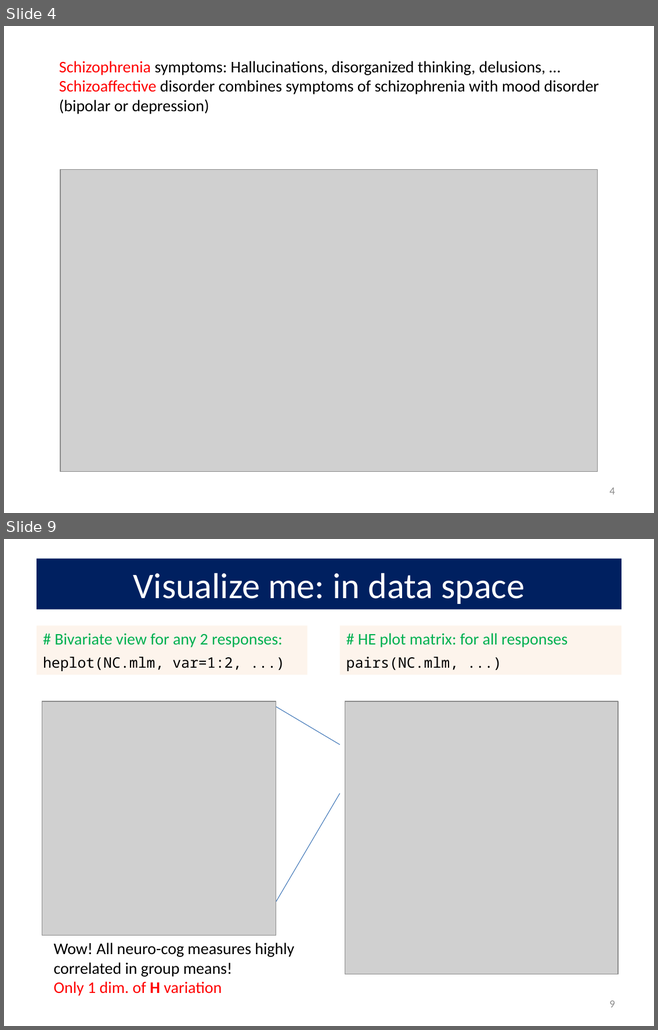
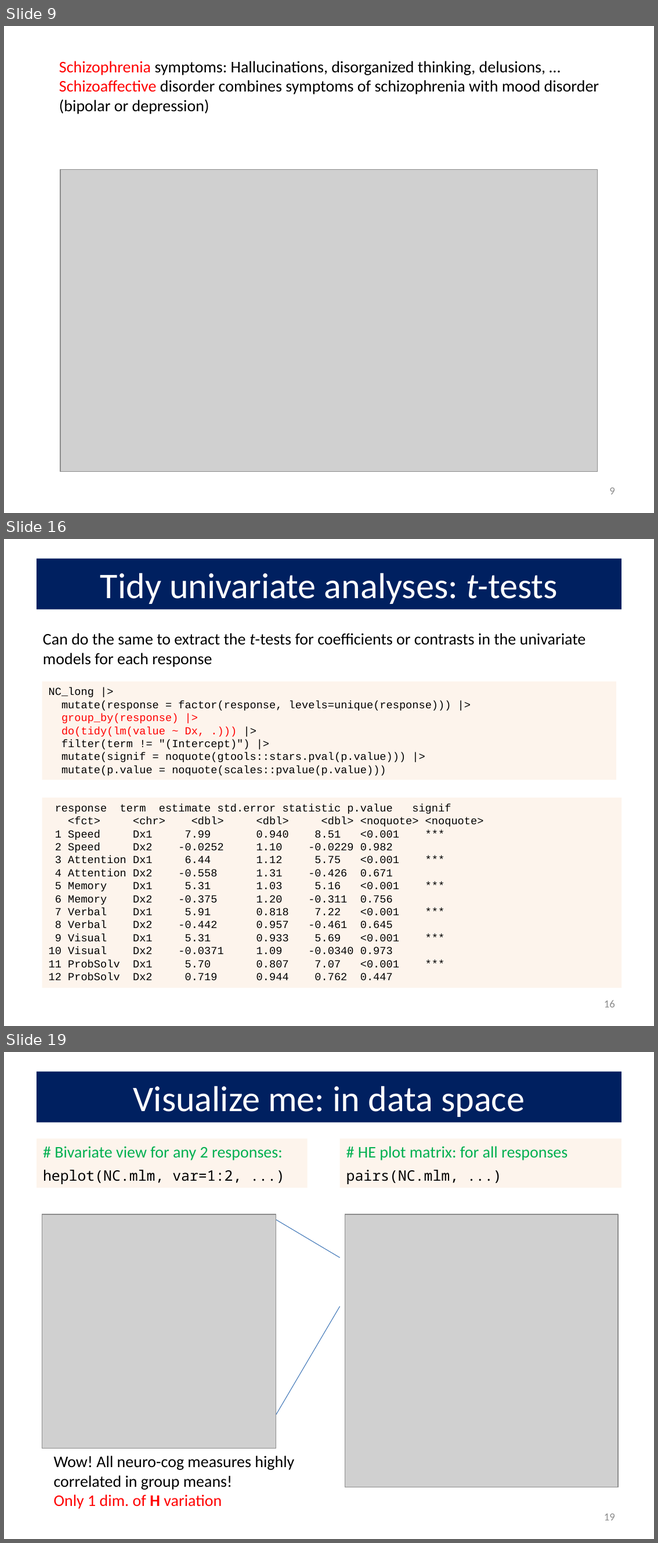
Before and after one commit to friendly/VisMLM-course, a slide deck: lectures/lecture3.pptx. Shown one above the other, each under a label of ours: slides 4 and 9 before the commit, slides 9, 16 and 19 after it; the slides between them are not shown. The pictures are 658x1030 and 658x1543 pixels, drawn with LibreOffice and Linux fonts; fonts in the diff are those of the drawing; grey boxes stand for pictures. Boxes give left, top, right and bottom in pixels: in the first picture for what was removed or moved away, otherwise in the second. Text is boxed around its words. In the diff, an @@ line names an element or a change of style, - is before the commit and + after.

```diff
--- a/lectures/lecture3.pptx
+++ b/lectures/lecture3.pptx
@@ slide 16 added at (4, 539, 654, 1026), background #FFFFFF @@
@@ title added at (36, 559, 621, 609), fill #002060, 40 pt, text #FFFFFF @@
+Tidy univariate analyses: t-tests
@@ text added at (43, 633, 586, 667), 18 pt, text #000000 @@
+Can do the same to extract the t-tests for coefficients or contrasts in the univariate models for each response
@@ rectangle added at (42, 681, 616, 779), fill #FDEADA at 50% opacity, 12 pt, text #000000 @@
+NC_long |>
+mutate(response = factor(response, levels=unique(response))) |>
+group_by(response) |>
+do(tidy(lm(value ~ Dx, .))) |>
+filter(term != "(Intercept)") |>
+mutate(signif = noquote(gtools::stars.pval(p.value))) |>
+mutate(p.value = noquote(scales::pvalue(p.value)))
@@ rectangle added at (42, 798, 622, 988), fill #FDEADA at 50% opacity, 12 pt, text #000000 @@
+response term estimate std.error statistic p.value signif
+<fct> <chr> <dbl> <dbl> <dbl> <noquote> <noquote>
+1 Speed Dx1 7.99 0.940 8.51 <0.001 ***
+2 Speed Dx2 -0.0252 1.10 -0.0229 0.982
+3 Attention Dx1 6.44 1.12 5.75 <0.001 ***
+4 Attention Dx2 -0.558 1.31 -0.426 0.671
+5 Memory Dx1 5.31 1.03 5.16 <0.001 ***
+6 Memory Dx2 -0.375 1.20 -0.311 0.756
+7 Verbal Dx1 5.91 0.818 7.22 <0.001 ***
+8 Verbal Dx2 -0.442 0.957 -0.461 0.645
+9 Visual Dx1 5.31 0.933 5.69 <0.001 ***
+10 Visual Dx2 -0.0371 1.09 -0.0340 0.973
+11 ProbSolv Dx1 5.70 0.807 7.07 <0.001 ***
+12 ProbSolv Dx2 0.719 0.944 0.762 0.447
@@ page number added at (604, 1000, 615, 1008), 12 pt, text #8C8C8C @@
+16
@@ what was slide 4 is now slide 9 @@
@@ page number at (609, 488, 614, 495): text changed @@
-4
+9
@@ what was slide 9 is now slide 19 @@
@@ page number at (604, 1514, 615, 1521): text changed @@
-9
+19
```
Also in this commit, not shown: 6 slides changed, 10 other slides added, 33 other files.
